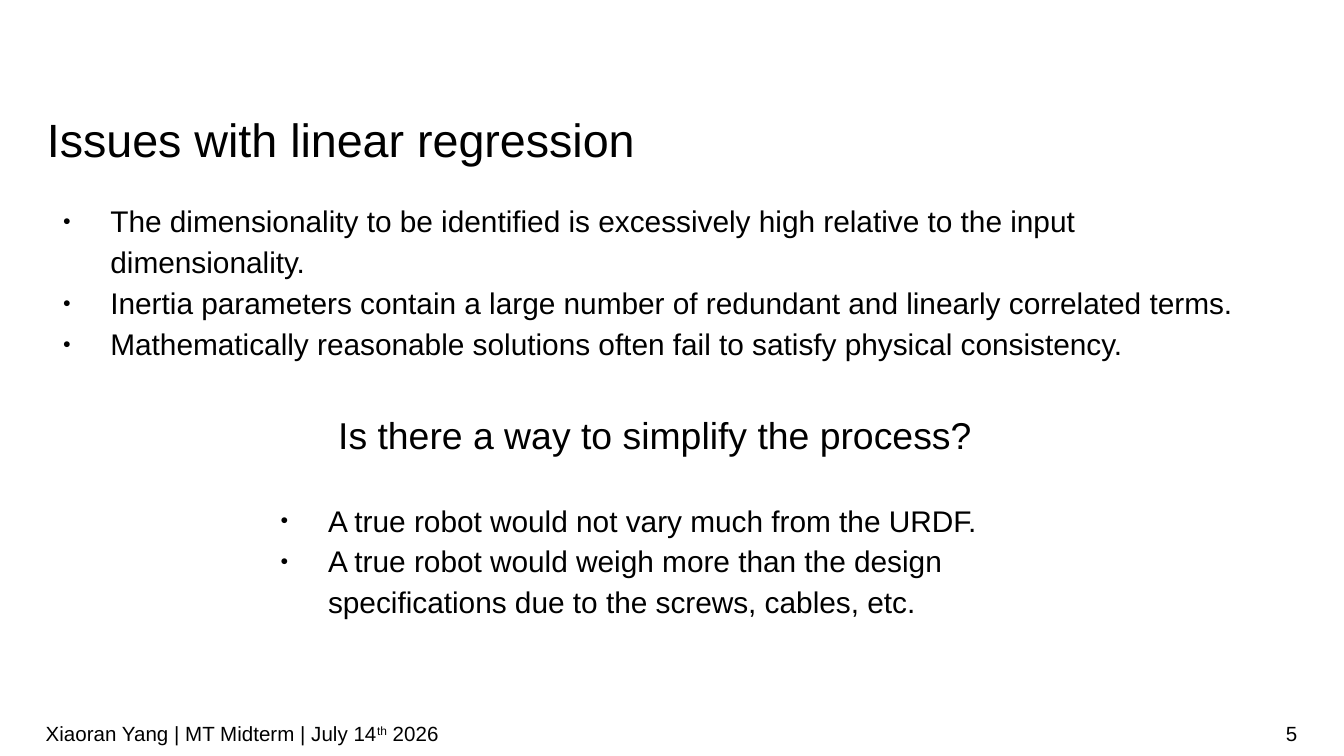
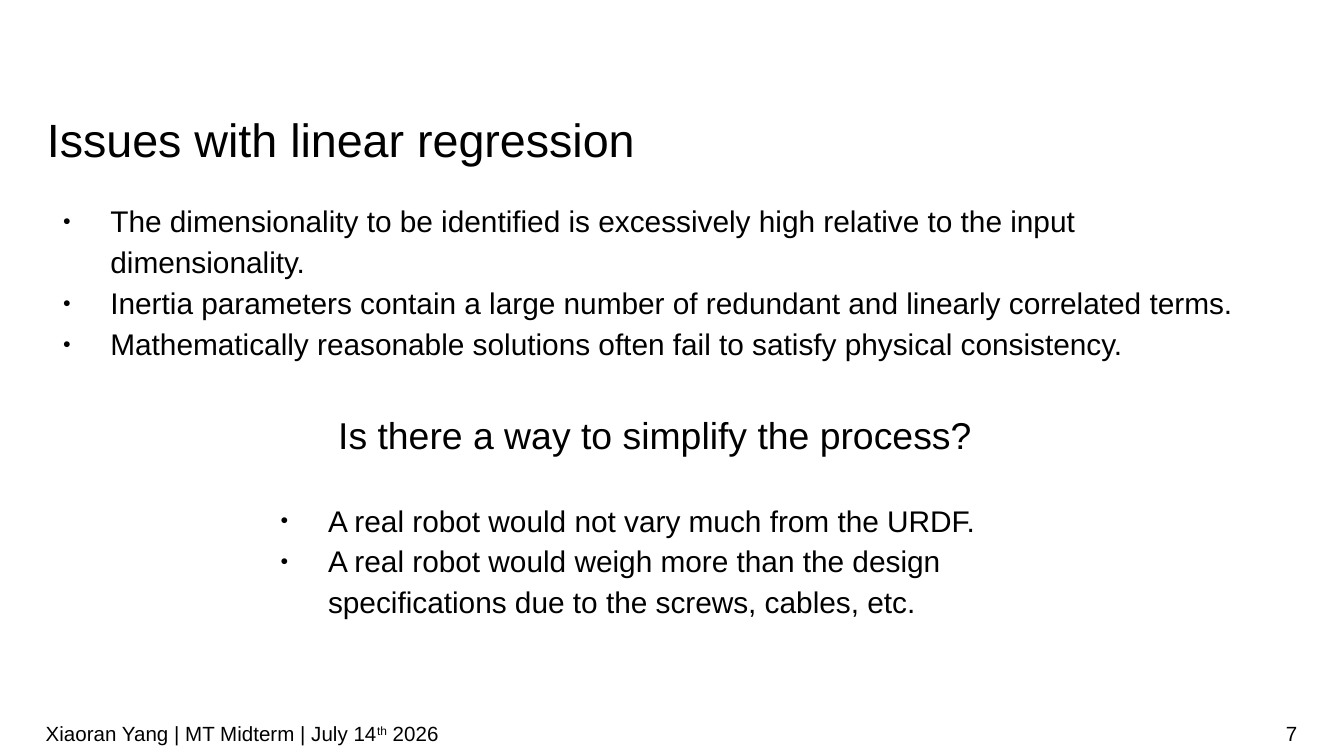
Before and after one commit to IDoccupled/identification, a slide deck: slide 7 of presentation/Midterm.odp (slide 5 before the commit). Drawn at 1344x756 pixels with LibreOffice and Linux fonts; fonts in the diff are those of the drawing; background and template pictures are left out. Boxes give left, top, right and bottom in pixels: in the first picture for what was removed or moved away, otherwise in the second. Text is boxed around its words. In the diff, an @@ line names an element or a change of style, - is before the commit and + after.

```diff
--- a/presentation/Midterm.odp
+++ b/presentation/Midterm.odp
@@ text at box(328, 510, 975, 619): text changed @@
-● A true robot would not vary much from the URDF.
-● A true robot would weigh more than the design specifications due to the screws, cables, etc.
+● A real robot would not vary much from the URDF.
+● A real robot would weigh more than the design specifications due to the screws, cables, etc.
@@ page number at box(1286, 727, 1297, 741): text changed @@
-5
+7
```
Also in this commit, not shown: 8 other slides changed, 2 slides added, 1 other file.
